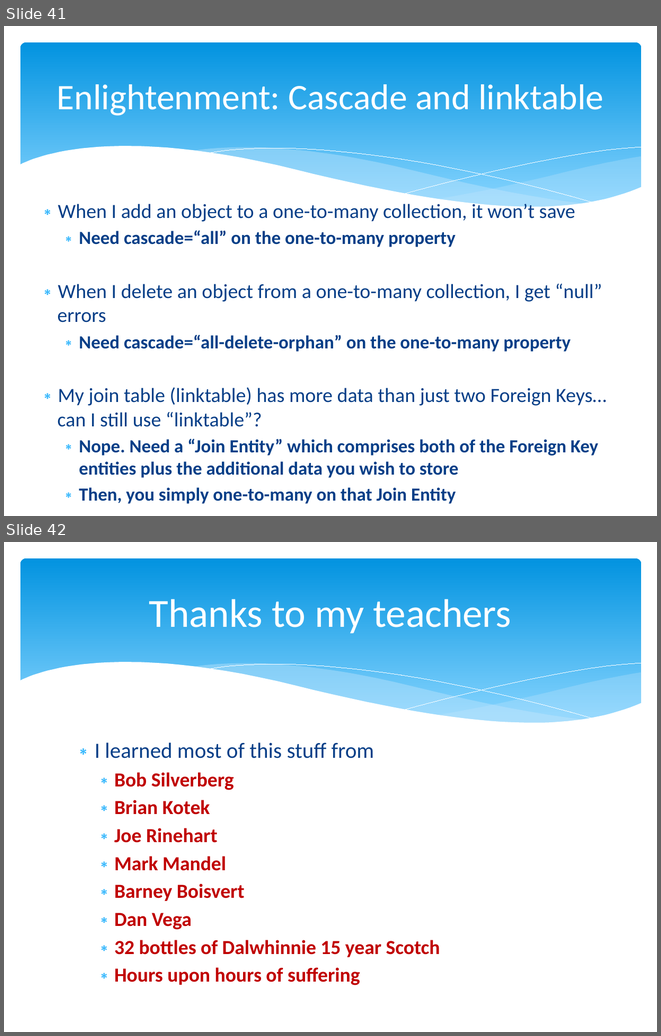
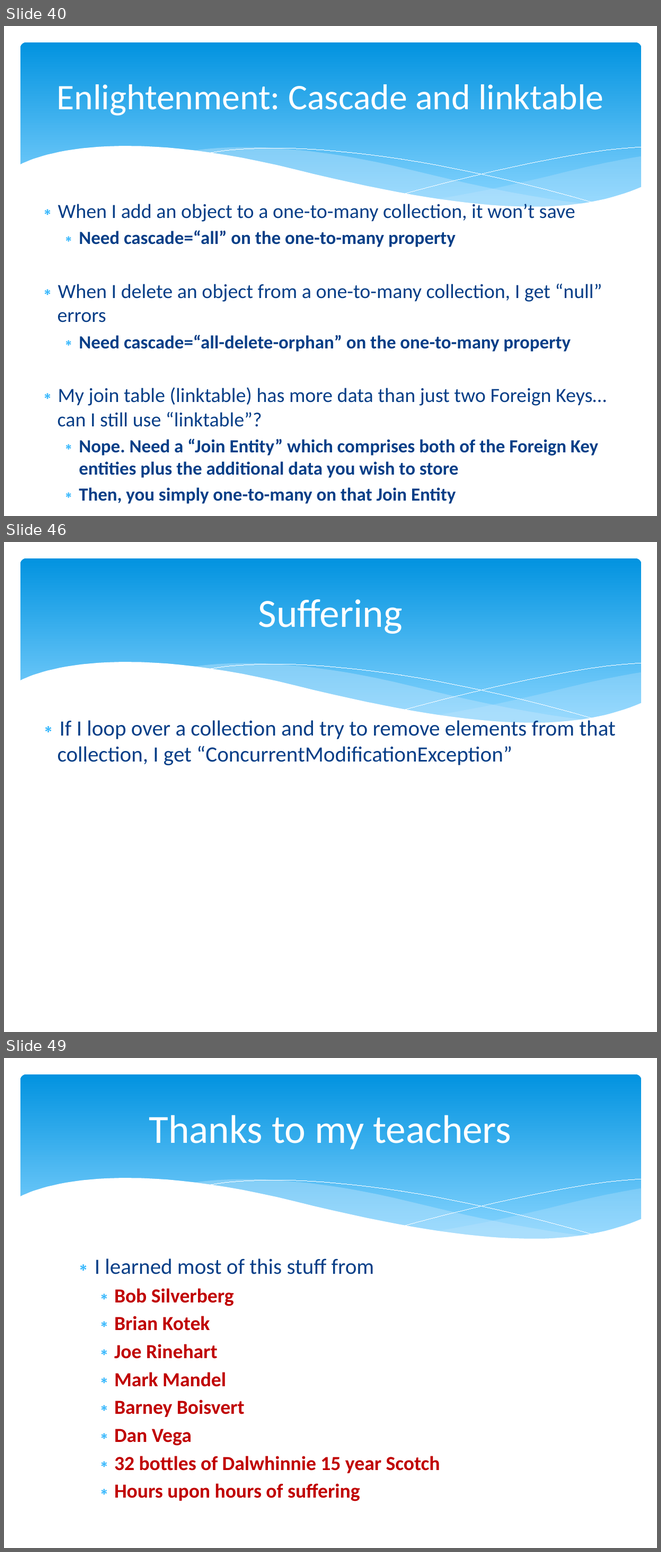
Before and after one commit to marcesher/mxunit-cfmeetups, a slide deck: CFObjective_ORMZen/preso/orm_zen.ppt.pptx. Shown one above the other, each under a label of ours: slides 41 and 42 before the commit, slides 40, 46 and 49 after it; the slides between them are not shown. The pictures are 661x1036 and 661x1552 pixels, drawn with LibreOffice and Linux fonts; fonts in the diff are those of the drawing. Boxes give left, top, right and bottom in pixels: in the first picture for what was removed or moved away, otherwise in the second. Text is boxed around its words. In the diff, an @@ line names an element or a change of style, - is before the commit and + after.

```diff
--- a/CFObjective_ORMZen/preso/orm_zen.ppt.pptx
+++ b/CFObjective_ORMZen/preso/orm_zen.ppt.pptx
@@ slide 46 added at (4, 542, 657, 1032), background #FFFFFF; not listed: 6 template elements that a slide beside it also shows @@
@@ title added at (258, 599, 403, 634), 44 pt, text #FFFFFF @@
+Suffering
@@ text added at (58, 717, 615, 765), 24 pt, text #073E87 @@
+∗ If I loop over a collection and try to remove elements from that collection, I get “ConcurrentModificationException”
@@ what was slide 41 is now slide 40 @@
@@ what was slide 42 is now slide 49 @@
```
Also in this commit, not shown: 10 slides changed, 7 other slides added, 1 slide removed, 1 other file.
